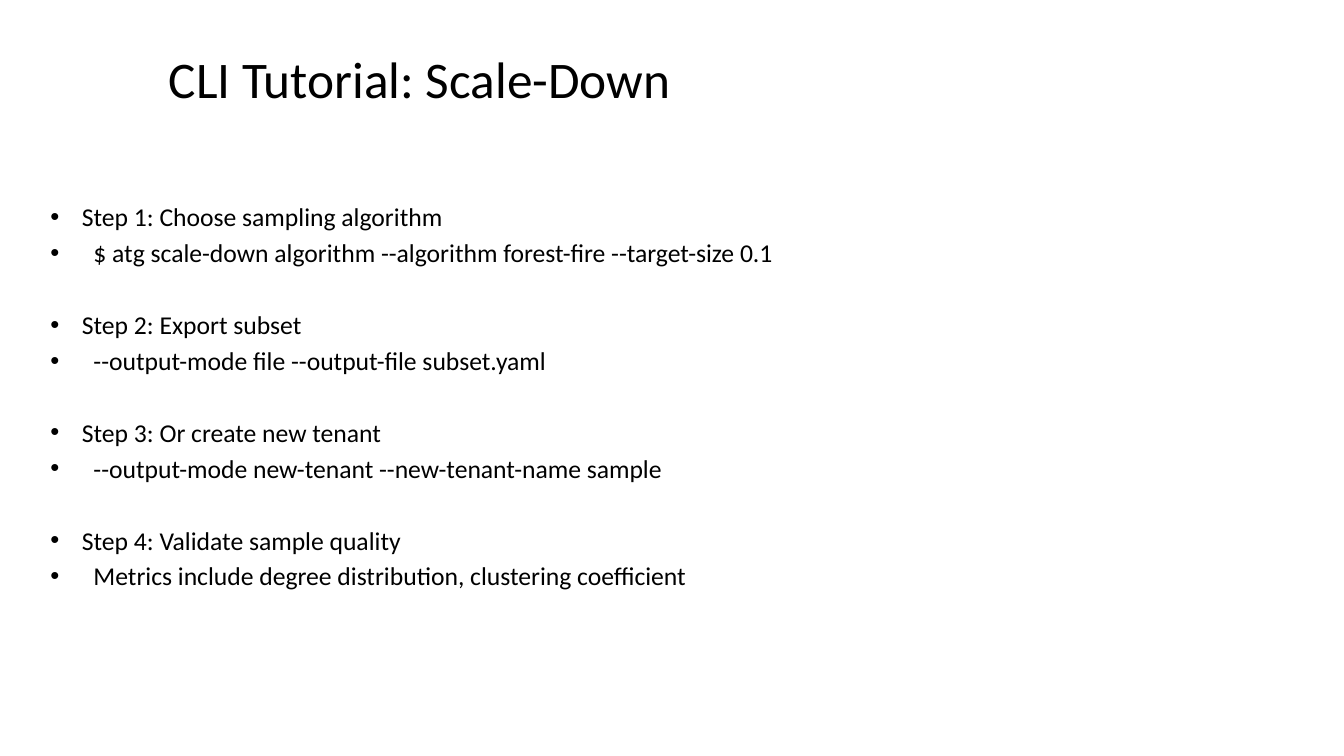
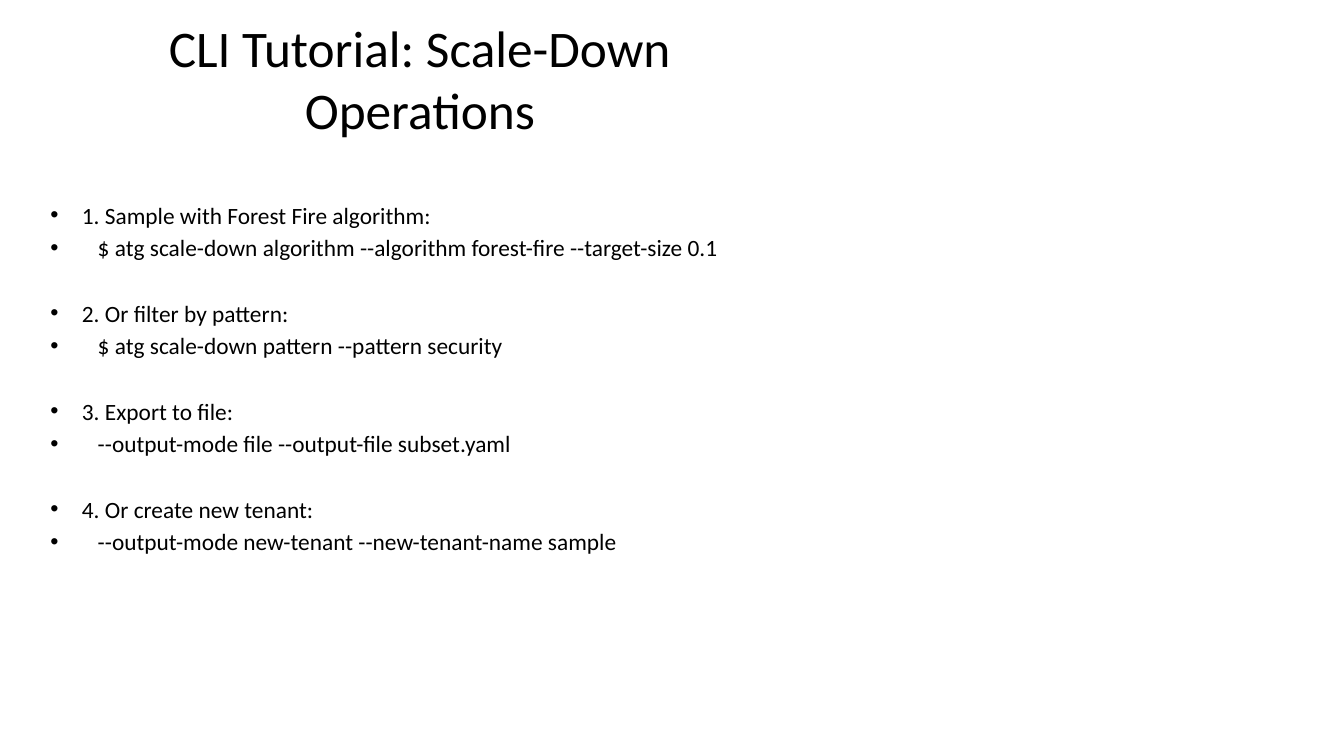
Before and after one commit to rysweet/azure-tenant-grapher, a slide deck: slide 11 of Scale_Operations_Implementation.pptx (slide 5 before the commit). Drawn at 1344x756 pixels with LibreOffice and Linux fonts; fonts in the diff are those of the drawing. Boxes give left, top, right and bottom in pixels: in the first picture for what was removed or moved away, otherwise in the second. Text is boxed around its words. In the diff, an @@ line names an element or a change of style, - is before the commit and + after.

```diff
--- a/Scale_Operations_Implementation.pptx
+++ b/Scale_Operations_Implementation.pptx
@@ title at <box>169,31,670,138</box>: text changed @@
-CLI Tutorial: Scale-Down
+CLI Tutorial: Scale-Down Operations
@@ text at <box>82,207,430,228</box>: text changed; size 22 to 20 pt @@
-• Step 1: Choose sampling algorithm
+• 1. Sample with Forest Fire algorithm:
@@ text at <box>98,239,718,554</box>: size 22 to 20 pt in "$ atg scale-down algorithm --algorithm forest-fire --target- ...", "--output-mode file --output-file subset.yaml", "--output-mode new-tenant --new-tenant-name sample" @@
@@ text at <box>82,305,502,424</box>: text changed; size 22 to 20 pt @@
-• Step 2: Export subset
+• 2. Or filter by pattern:
+• $ atg scale-down pattern --pattern security
+• 3. Export to file:
@@ text at <box>82,503,313,518</box>: text changed; size 22 to 20 pt @@
-• Step 3: Or create new tenant
+• 4. Or create new tenant:
@@ text at <box>82,532,686,590</box>: paragraphs removed @@
-• Step 4: Validate sample quality
-• Metrics include degree distribution, clustering coefficient
```
Also in this commit, not shown: 6 other slides changed, 8 slides added, 4 slides removed.
